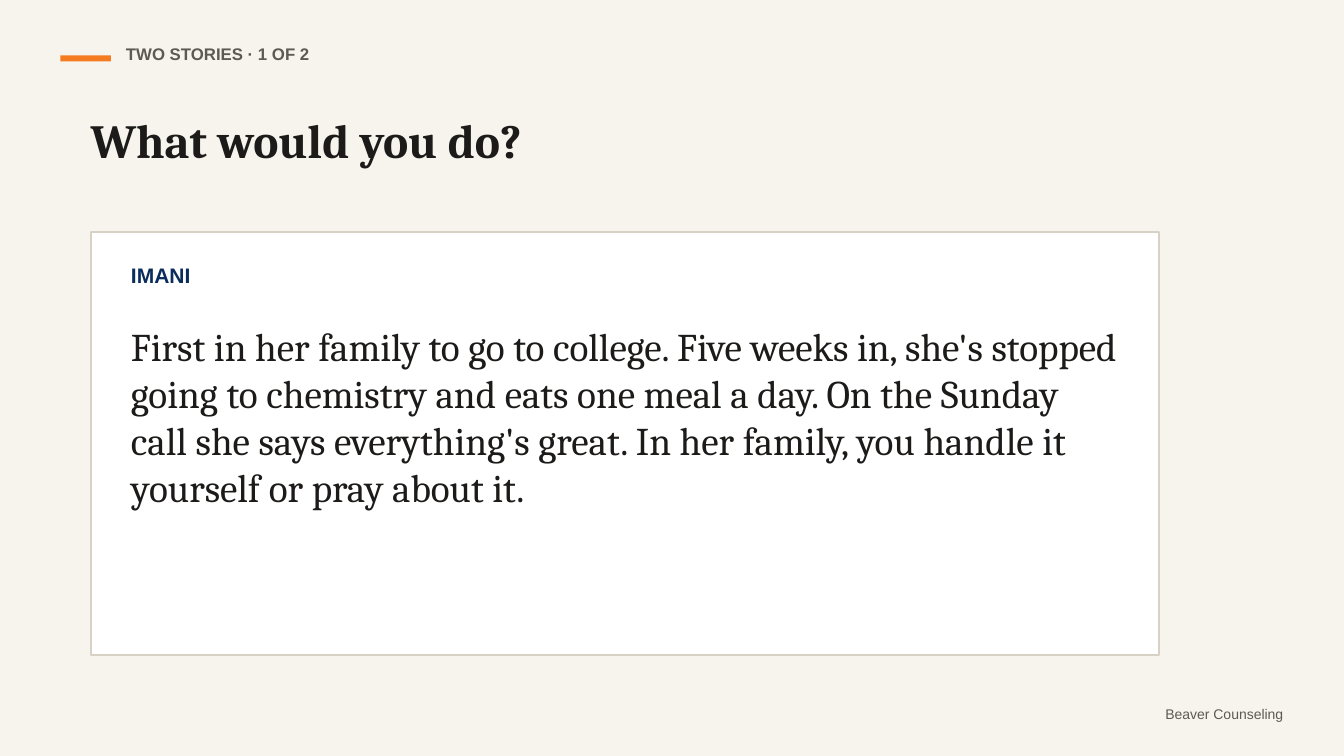
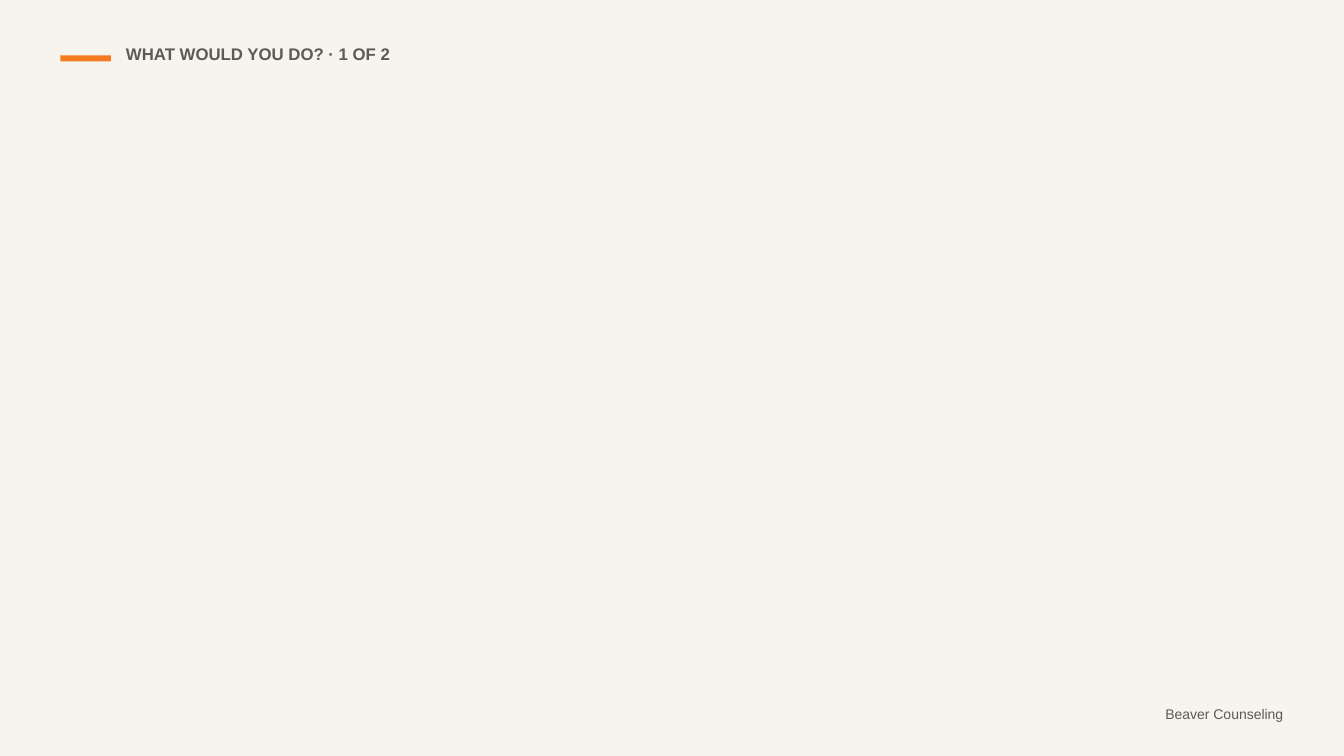
Before and after one commit to rmwtoolkit/bcds-toolkit, a slide deck: slide 11 of decks/launch-mental-health-lesson-v2.pptx (slide 6 before the commit). Drawn at 1344x756 pixels with LibreOffice and Linux fonts; fonts in the diff are those of the drawing; background and template pictures are left out. Boxes give left, top, right and bottom in pixels: in the first picture for what was removed or moved away, otherwise in the second. Text is boxed around its words. In the diff, an @@ line names an element or a change of style, - is before the commit and + after.

```diff
--- a/decks/launch-mental-health-lesson-v2.pptx
+++ b/decks/launch-mental-health-lesson-v2.pptx
@@ text at bbox=[126, 48, 390, 60]: text changed @@
-TWO STORIES · 1 OF 2
+WHAT WOULD YOU DO? · 1 OF 2
@@ text removed at bbox=[91, 125, 522, 168] @@
-What would you do?
@@ rectangle removed at bbox=[91, 232, 1159, 655] @@
@@ text removed at bbox=[131, 268, 190, 283] @@
-IMANI
@@ text removed at bbox=[131, 333, 1117, 511] @@
-First in her family to go to college. Five weeks in, she's stopped going to chemistry and eats one meal a day. On the Sunday call she says everything's great. In her family, you handle it yourself or pray about it.
```
Also in this commit, not shown: 8 other slides changed, 13 slides added, 2 slides removed, 14 other files.
